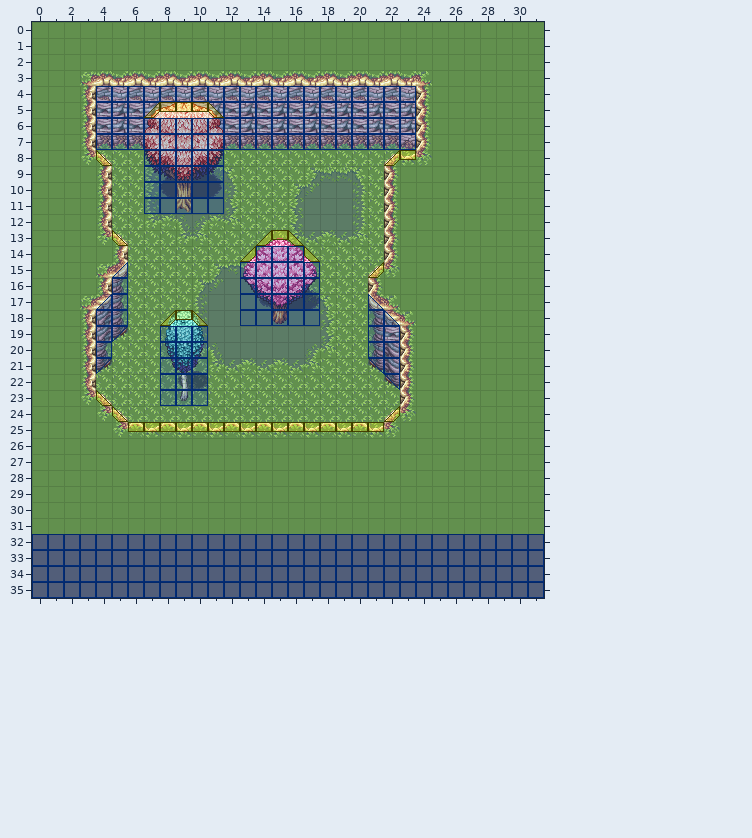
One commit to this Tiled map: assets/maps/tmx/map_old.tmx. That is the earlier state.
Cells are 16x16 px. Shown: x 0..31, y 0..35.
The same view after the edit:
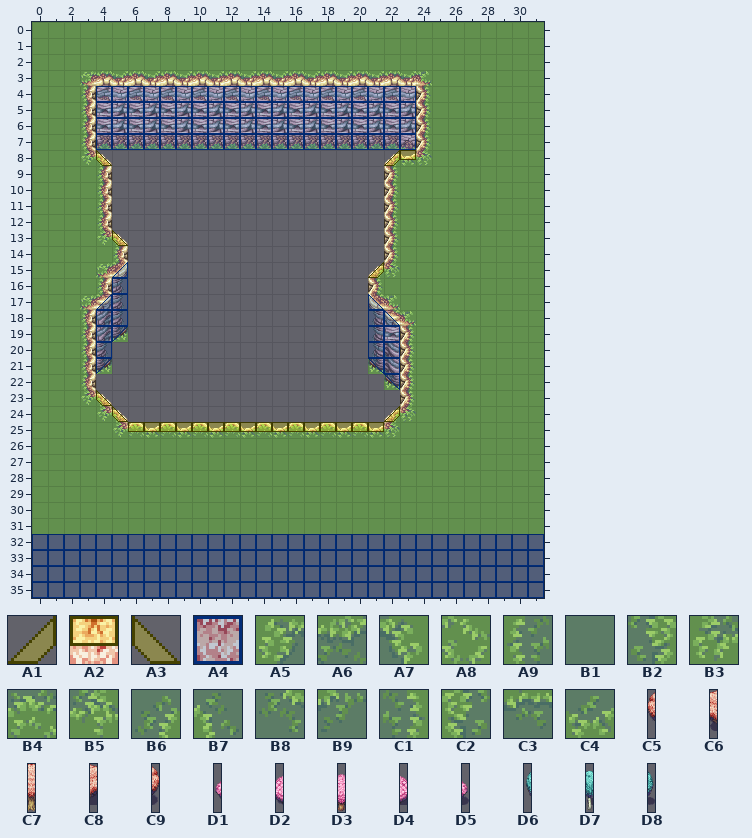
Key: from "collision": A1 0 "lip-nw", A2 1 "lip-n", A3 2 "lip-ne", A4 17 "wall"; from "spring forest": A5 1, A6 2, A7 3, A8 32, A9 33, B1 34, B2 35, B3 65, B4 66, B5 67, B6 97, B7 98, B8 129, B9 130, C1 161, C2 162, C3 163, C4 164; from "spring forest, tree tops": C5 0, C6 1, C7 2, C8 3, C9 4, D1 5, D2 6, D3 7, D4 8, D5 9, D6 10, D7 11, D8 12.
__ is an empty cell, .. an unchanged one.
See-through tiles are keyed as they look on the map.
Edits made:
--- layer "ground-l/terrain" (now hidden)
@@ x 4..23 @@
- 8 A8 A8 A8 A5 A6 A6 C3 A7 A8 A8 A8 A8 A8 A8 A8 A8 A8 A8 A8 A8
- 9 .. A8 A8 C2 B1 B1 B1 B8 A7 A8 A8 A8 A8 A5 A6 A6 A7 A8 .. ..
-10 .. A8 A8 C2 B1 B1 B1 B1 C1 A8 A8 A8 A5 B9 B1 B1 C1 A8 .. ..
-11 .. A8 A8 A9 B1 B1 B1 B1 B2 A8 A8 A8 C2 B1 B1 B1 C1 A8 .. ..
-12 .. A8 A8 B3 B4 B7 B6 B4 B5 A8 A8 A8 C2 B1 B1 B1 C1 A8 .. ..
-13 .. A8 A8 A8 A8 B3 B5 A8 A8 A8 A8 A8 B3 C4 B4 C4 B5 A8 .. ..
-14 .. .. A8 A8 A8 A8 A8 A8 A8 A8 A8 A8 A8 A8 A8 A8 A8 A8 .. ..
-15 .. .. A8 A8 A8 A8 A8 A5 C3 C3 A6 A6 A7 A8 A8 A8 A8 A8 .. ..
-16 .. A8 A8 A8 A8 A8 A5 B9 B1 B1 B1 B1 B8 A7 A8 A8 A8 .. .. ..
-17 .. A8 A8 A8 A8 A8 A9 B1 B1 B1 B1 B1 B1 B8 A7 A8 A8 .. .. ..
-18 .. A8 A8 A8 A8 A8 A9 B1 B1 B1 B1 B1 B1 B1 B2 A8 A8 A8 .. ..
-19 .. .. A8 A8 A8 A8 A9 B1 B1 B1 B1 B1 B1 B1 B2 A8 A8 A8 .. ..
-20 A8 A8 A8 A8 A8 A8 B3 B7 B1 B1 B1 B1 B1 B6 B5 A8 A8 A8 .. ..
-21 .. A8 A8 A8 A8 A8 A8 B3 C4 B4 C4 B4 C4 B5 A8 A8 A8 .. .. ..
-22 A8 A8 A8 A8 A8 A8 A8 A8 A8 A8 A8 A8 A8 A8 A8 A8 A8 A8 .. ..
-23 A8 A8 A8 A8 A8 A8 A8 A8 A8 A8 A8 A8 A8 A8 A8 A8 A8 A8 A8 ..
-24 .. A8 A8 A8 A8 A8 A8 A8 A8 A8 A8 A8 A8 A8 A8 A8 A8 A8 A8 ..
-25 .. .. .. A8 .. A8 .. A8 .. A8 .. A8 .. A8 .. A8 .. A8 .. ..
+ 8 __ __ __ __ __ __ __ __ __ __ __ __ __ __ __ __ __ __ __ __
+ 9 .. __ __ __ __ __ __ __ __ __ __ __ __ __ __ __ __ __ .. ..
+10 .. __ __ __ __ __ __ __ __ __ __ __ __ __ __ __ __ __ .. ..
+11 .. __ __ __ __ __ __ __ __ __ __ __ __ __ __ __ __ __ .. ..
+12 .. __ __ __ __ __ __ __ __ __ __ __ __ __ __ __ __ __ .. ..
+13 .. __ __ __ __ __ __ __ __ __ __ __ __ __ __ __ __ __ .. ..
+14 .. .. __ __ __ __ __ __ __ __ __ __ __ __ __ __ __ __ .. ..
+15 .. .. __ __ __ __ __ __ __ __ __ __ __ __ __ __ __ __ .. ..
+16 .. __ __ __ __ __ __ __ __ __ __ __ __ __ __ __ __ .. .. ..
+17 .. __ __ __ __ __ __ __ __ __ __ __ __ __ __ __ __ .. .. ..
+18 .. __ __ __ __ __ __ __ __ __ __ __ __ __ __ __ __ __ .. ..
+19 .. .. __ __ __ __ __ __ __ __ __ __ __ __ __ __ __ __ .. ..
+20 __ __ __ __ __ __ __ __ __ __ __ __ __ __ __ __ __ __ .. ..
+21 .. __ __ __ __ __ __ __ __ __ __ __ __ __ __ __ __ .. .. ..
+22 __ __ __ __ __ __ __ __ __ __ __ __ __ __ __ __ __ __ .. ..
+23 __ __ __ __ __ __ __ __ __ __ __ __ __ __ __ __ __ __ __ ..
+24 .. __ __ __ __ __ __ __ __ __ __ __ __ __ __ __ __ __ __ ..
+25 .. .. .. __ .. __ .. __ .. __ .. __ .. __ .. __ .. __ .. ..
--- layer "trees/trees" (now hidden)
@@ x 7..11 @@
-11 C5 C6 C7 C8 C9
+11 __ __ __ __ __
@@ x 13..17 @@
-18 D1 D2 D3 D4 D5
+18 __ __ __ __ __
@@ x 8..10 @@
-23 D6 D7 D8
+23 __ __ __
--- layer "trees/geom_coll" (now hidden)
@@ x 9..9 @@
- 5 A2
- 6 A4
- 7 A4
- 8 A4
- 9 A4
-10 A4
-11 A4
+ 5 __
+ 6 __
+ 7 __
+ 8 __
+ 9 __
+10 __
+11 __
@@ x 9..15 @@
-13 .. .. .. .. .. .. A2
-14 .. .. .. .. .. .. A4
-15 .. .. .. .. .. .. A4
-16 .. .. .. .. .. .. A4
-17 .. .. .. .. .. .. A4
-18 A2 .. .. .. .. .. A4
-19 A4 .. .. .. .. .. ..
-20 A4 .. .. .. .. .. ..
-21 A4 .. .. .. .. .. ..
-22 A4 .. .. .. .. .. ..
-23 A4 .. .. .. .. .. ..
+13 .. .. .. .. .. .. __
+14 .. .. .. .. .. .. __
+15 .. .. .. .. .. .. __
+16 .. .. .. .. .. .. __
+17 .. .. .. .. .. .. __
+18 __ .. .. .. .. .. __
+19 __ .. .. .. .. .. ..
+20 __ .. .. .. .. .. ..
+21 __ .. .. .. .. .. ..
+22 __ .. .. .. .. .. ..
+23 __ .. .. .. .. .. ..
--- layer "trees/geom" (now hidden)
@@ x 7..11 @@
- 5 A1 A2 .. A2 A3
- 6 A4 A4 .. A4 A4
- 7 A4 A4 .. A4 A4
- 8 A4 A4 .. A4 A4
- 9 A4 A4 .. A4 A4
-10 A4 A4 .. A4 A4
-11 A4 A4 .. A4 A4
+ 5 __ __ .. __ __
+ 6 __ __ .. __ __
+ 7 __ __ .. __ __
+ 8 __ __ .. __ __
+ 9 __ __ .. __ __
+10 __ __ .. __ __
+11 __ __ .. __ __
@@ x 8..17 @@
-13 .. .. .. .. .. .. A1 .. A3 ..
-14 .. .. .. .. .. A1 A4 .. A4 A3
-15 .. .. .. .. .. A4 A4 .. A4 A4
-16 .. .. .. .. .. A4 A4 .. A4 A4
-17 .. .. .. .. .. A4 A4 .. A4 A4
-18 A1 .. A3 .. .. A4 A4 .. A4 A4
-19 A4 .. A4 .. .. .. .. .. .. ..
-20 A4 .. A4 .. .. .. .. .. .. ..
-21 A4 .. A4 .. .. .. .. .. .. ..
-22 A4 .. A4 .. .. .. .. .. .. ..
-23 A4 .. A4 .. .. .. .. .. .. ..
+13 .. .. .. .. .. .. __ .. __ ..
+14 .. .. .. .. .. __ __ .. __ __
+15 .. .. .. .. .. __ __ .. __ __
+16 .. .. .. .. .. __ __ .. __ __
+17 .. .. .. .. .. __ __ .. __ __
+18 __ .. __ .. .. __ __ .. __ __
+19 __ .. __ .. .. .. .. .. .. ..
+20 __ .. __ .. .. .. .. .. .. ..
+21 __ .. __ .. .. .. .. .. .. ..
+22 __ .. __ .. .. .. .. .. .. ..
+23 __ .. __ .. .. .. .. .. .. ..
Pixel boxes of the changes (left, top, right, bottom) in both pictures:
removed: (96, 102, 415, 428)
